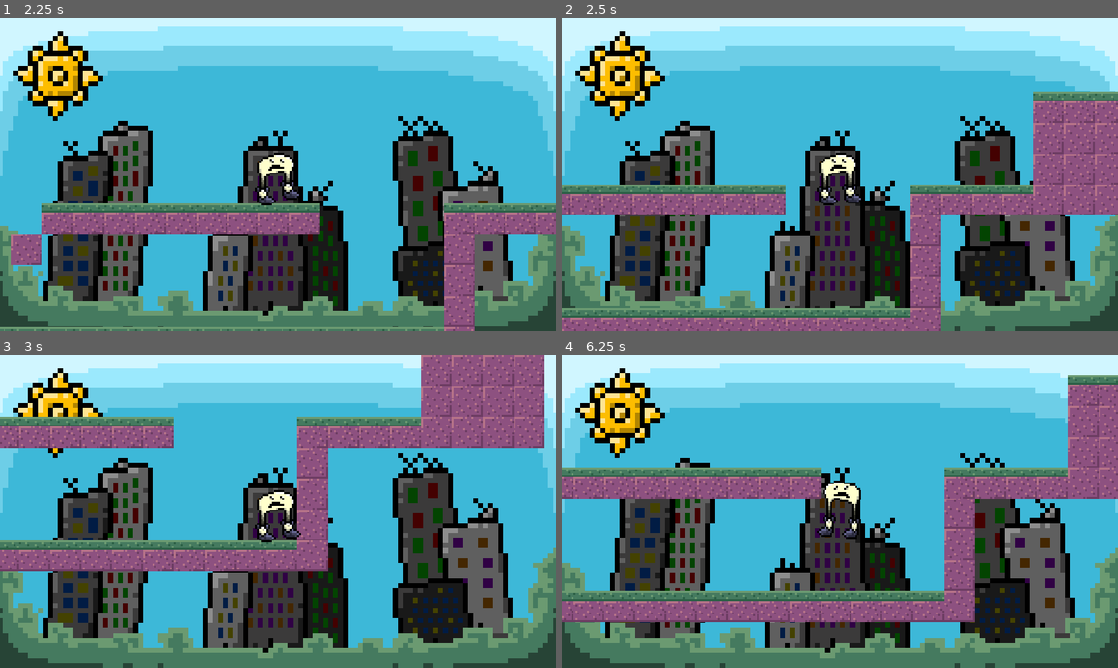
Above: before the commit, frames 1-4 (two rows, left to right).
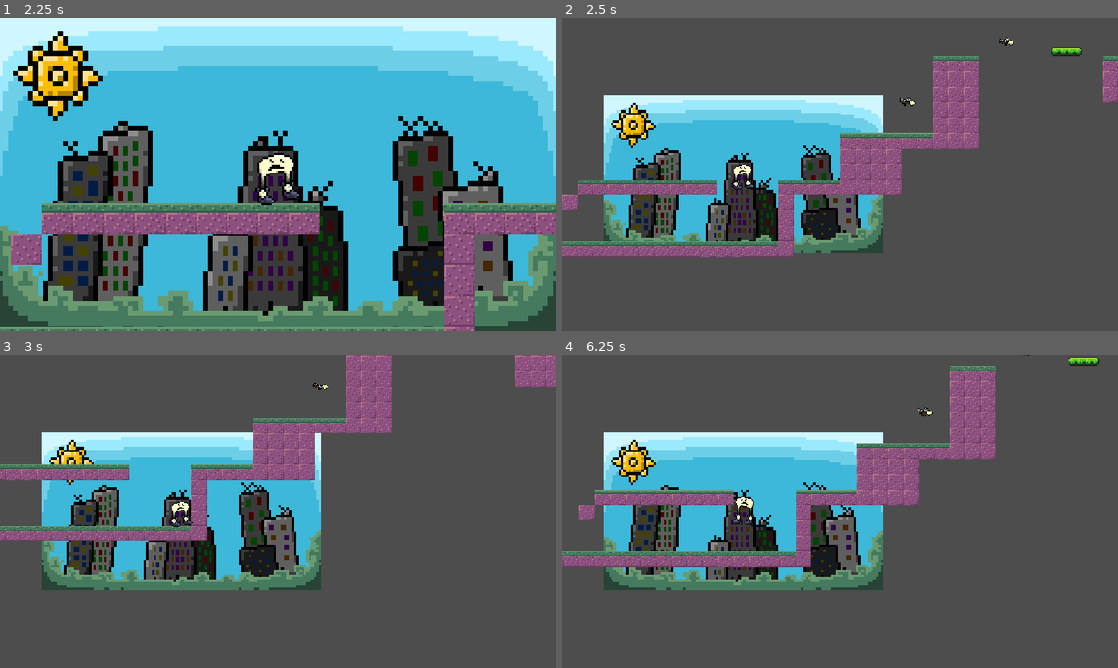
Above: after the commit, the same moments.

Repository: menlojacob/MoonShoesGame
Game: Godot game, scene res://Scenes/game.tscn
The game is run twice, just before and just after one commit, with the same random seed, the same clock (stepped at 60 frames per second) and the same inputs.
Inputs:
- Up to frame 1 (2.25 s): click "Start" at 0.5 s; click "Level 1" at 1.25 s; hold Right (move_right) from 2.03 s (still down); tap Shift (Dash) at 2.1 s
- Up to frame 2 (2.5 s): keep holding Right (move_right); tap Space (jump) at 2.27 s
- Up to frame 3 (3 s): keep holding Right (move_right); tap S (ground_pound) at 2.85 s
- Up to frame 4 (6.25 s): tap Space (jump) at 3.02, 4.52, 5.27, 6.02 s; release Right (move_right) at 3.53 s; hold Left (move_left) 3.53-4.28 s; tap Shift (Dash) at 3.6, 5.1 s; hold Right (move_right) 4.28-5.78 s; tap S (ground_pound) at 4.35, 5.85 s; hold Left (move_left) from 5.78 s (still down)

Frame 1 is identical in both runs. In frame 2, 89% of the frame differs, in the area x 0-100%, y 0-100%; in frame 3, 87%; in frame 4, 92%.

Commit message:
it's the little things
it is.

Diff:
--- /dev/null
+++ b/Scenes/camera_control.tscn
@@ -0,0 +1,9 @@
+[gd_scene format=3 uid="uid://cjaqlbi5dvxor"]
+
+[ext_resource type="Script" uid="uid://7djjqs6ykg70" path="res://Scripts/camera_control.gd" id="1_jsgnu"]
+
+[node name="CameraControl" type="Area2D" unique_id=2059448816]
+collision_mask = 2
+script = ExtResource("1_jsgnu")
+
+[connection signal="body_entered" from="." to="." method="_on_body_entered"]
--- a/Scenes/character.tscn
+++ b/Scenes/character.tscn
@@ -1,5 +1,6 @@
 [gd_scene format=3 uid="uid://c5pssivu8nmj5"]
 
+[ext_resource type="PackedScene" uid="uid://datrywsdmxar6" path="res://Scenes/player_camera.tscn" id="1_ejsiy"]
 [ext_resource type="PackedScene" uid="uid://54ubxlkr8cgw" path="res://Scenes/character_controller.tscn" id="1_lkv7d"]
 [ext_resource type="Texture2D" uid="uid://dx03lgs0xyrou" path="res://Assets/sprites/CharacterWDeath.png" id="1_ushfy"]
 [ext_resource type="PackedScene" uid="uid://cctp8kk5qdco8" path="res://Scenes/ground_pound_ability.tscn" id="3_nytcm"]
@@ -328,6 +329,8 @@
 
 [node name="Character" type="CharacterBody2D" unique_id=1580066455 groups=["PlayerCharacter"]]
 collision_layer = 2
+
+[node name="PlayerCamera" parent="." unique_id=1600480580 instance=ExtResource("1_ejsiy")]
 
 [node name="Sprite" type="AnimatedSprite2D" parent="." unique_id=2084453634]
 sprite_frames = SubResource("SpriteFrames_c8kw3")
@@ -344,9 +347,6 @@
 
 [node name="CharacterController" parent="." unique_id=1441966244 instance=ExtResource("1_lkv7d")]
 
-[node name="Camera2D" type="Camera2D" parent="." unique_id=2072228522]
-zoom = Vector2(4, 4)
-
 [node name="EnemyCollision" type="Area2D" parent="." unique_id=75004720]
 collision_mask = 3
 
--- a/Scenes/level_one.tscn
+++ b/Scenes/level_one.tscn
@@ -7,6 +7,7 @@
 [ext_resource type="PackedScene" uid="uid://df3yg3rpgnlna" path="res://Scenes/checkpoint.tscn" id="3_hi7j2"]
 [ext_resource type="PackedScene" uid="uid://dj74h62jkr5ap" path="res://Scenes/platform.tscn" id="5_tgw3l"]
 [ext_resource type="PackedScene" uid="uid://kqmxsi4n3kwa" path="res://Scenes/movement_path.tscn" id="6_3lrk7"]
+[ext_resource type="PackedScene" uid="uid://cjaqlbi5dvxor" path="res://Scenes/camera_control.tscn" id="8_y3aq0"]
 
 [sub_resource type="TileSetAtlasSource" id="TileSetAtlasSource_3lrk7"]
 texture = ExtResource("2_gni6d")
@@ -2578,6 +2579,9 @@
 &"movement": SubResource("Animation_y3aq0")
 }
 
+[sub_resource type="RectangleShape2D" id="RectangleShape2D_v5frw"]
+size = Vector2(20, 70)
+
 [node name="Level" unique_id=624581394 instance=ExtResource("1_lvfns")]
 
 [node name="Foreground" parent="." index="1" unique_id=1432229743]
@@ -2592,10 +2596,7 @@
 [node name="Character" parent="." index="4" unique_id=1580066455]
 position = Vector2(-1, -9)
 
-[node name="Camera2D2" parent="Character" index="7" unique_id=1926023987]
-metadata/_edit_lock_ = true
-
-[node name="TextureRect" type="TextureRect" parent="Character/Camera2D2" index="0" unique_id=1534769145]
+[node name="TextureRect" type="TextureRect" parent="Character" index="0" unique_id=1534769145]
 z_index = -10
 offset_left = -145.0
 offset_top = -82.0
@@ -2886,3 +2887,12 @@
 [node name="AnimationPlayer" type="AnimationPlayer" parent="Platforms/Platform3" index="2" unique_id=1725852016]
 libraries/ = SubResource("AnimationLibrary_ys0qe")
 autoplay = &"movement"
+
+[node name="CameraControl" parent="." index="9" unique_id=2059448816 instance=ExtResource("8_y3aq0")]
+position = Vector2(45, 3)
+shiftX = 1
+zoom = 2
+
+[node name="CollisionShape2D" type="CollisionShape2D" parent="CameraControl" index="0" unique_id=1565319519]
+position = Vector2(10, -22)
+shape = SubResource("RectangleShape2D_v5frw")
--- /dev/null
+++ b/Scenes/player_camera.tscn
@@ -0,0 +1,7 @@
+[gd_scene format=3 uid="uid://datrywsdmxar6"]
+
+[ext_resource type="Script" uid="uid://cohoba7bmw1xq" path="res://Scripts/player_camera.gd" id="1_asj12"]
+
+[node name="PlayerCamera" type="Camera2D" unique_id=1600480580]
+zoom = Vector2(4, 4)
+script = ExtResource("1_asj12")
--- /dev/null
+++ b/Scripts/camera_control.gd
@@ -0,0 +1,10 @@
+extends Area2D
+
+@export var shiftX = 0
+@export var shiftY = 0
+@export var zoom = 4
+
+func _on_body_entered(body: Node2D) -> void:
+	var playerCamera = body.get_node_or_null("PlayerCamera")
+	if playerCamera:
+		playerCamera.setCamera(shiftX, shiftY, zoom)
--- /dev/null
+++ b/Scripts/player_camera.gd
@@ -0,0 +1,10 @@
+extends Camera2D
+
+var shiftX = 0
+var shiftY = 0
+var cameraZoom = 4
+
+func setCamera(camX, camY, camZoom):
+	offset.x = camX * 100
+	offset.y = camY * 100
+	zoom = Vector2.ONE * camZoom
Not shown, added: Scripts/camera_control.gd.uid
Not shown, added: Scripts/player_camera.gd.uid
